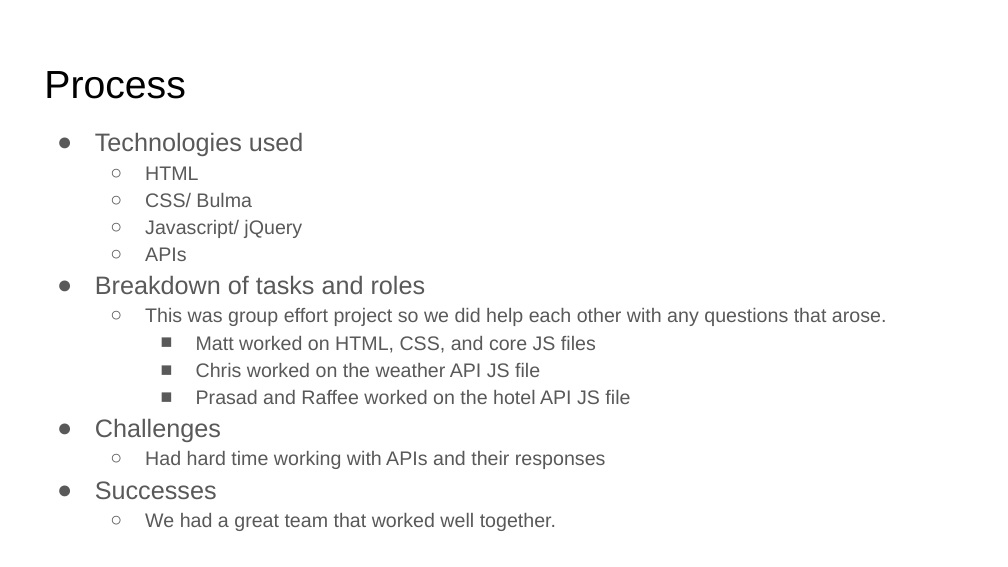
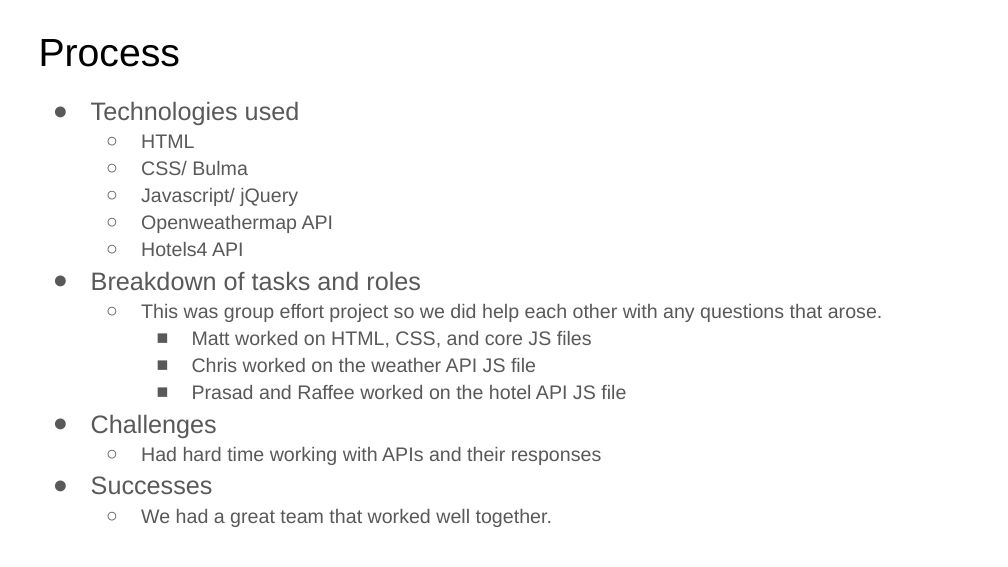
Before and after one commit to matthewdherold/GroupProject, a slide deck: slide 4 of Presentation.odp. Drawn at 1008x567 pixels with LibreOffice and Linux fonts; fonts in the diff are those of the drawing. Boxes give left, top, right and bottom in pixels: in the first picture for what was removed or moved away, otherwise in the second. Text is boxed around its words. In the diff, an @@ line names an element or a change of style, - is before the commit and + after.

```diff
--- a/Presentation.odp
+++ b/Presentation.odp
@@ title "Process": place and size @@
-title "Process" at box(44, 71, 185, 99)
+title "Process" at box(39, 39, 180, 67)
@@ text "Technologies used": place and size @@
-text "Technologies used" at box(95, 132, 887, 531)
+text "Technologies used" at box(91, 101, 883, 527)
@@ text at box(141, 215, 334, 256): text changed @@
-  ○ APIs
+  ○ Openweathermap API
+  ○ Hotels4 API
```
Also in this commit, not shown: 1 other slide changed.
